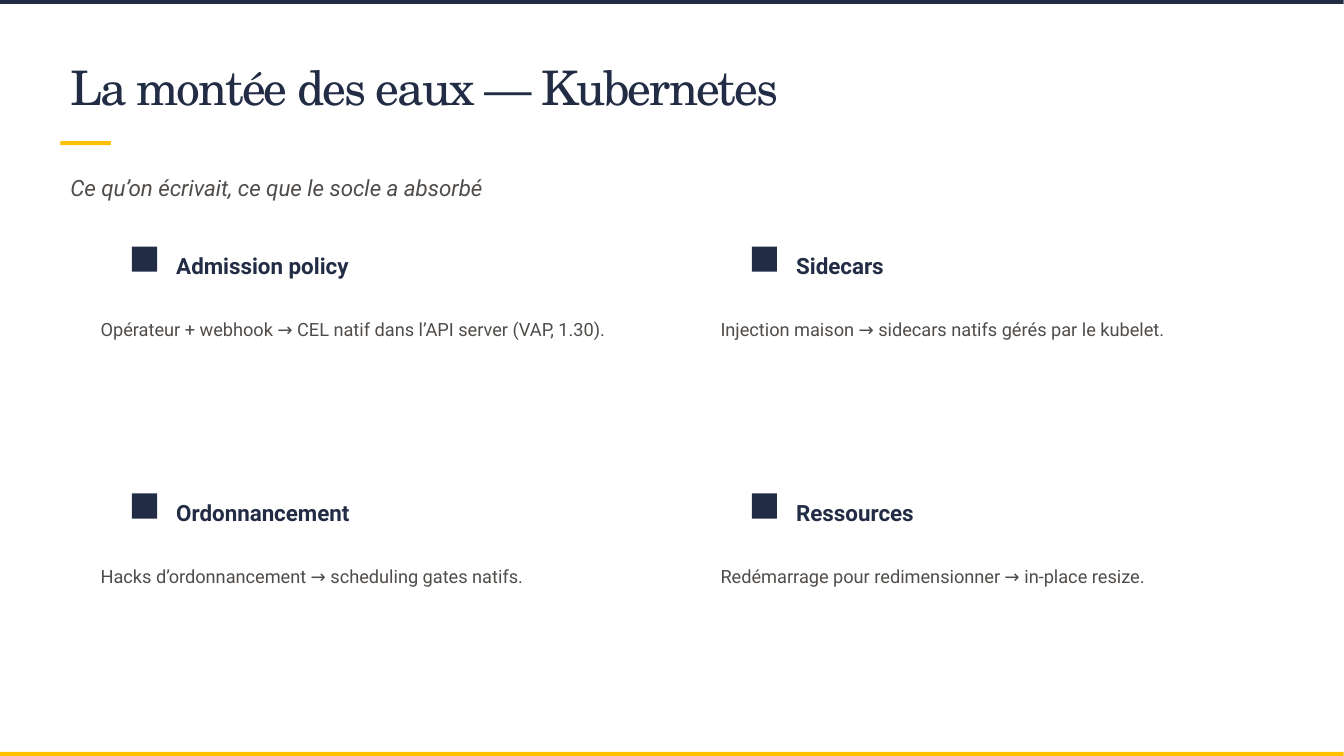
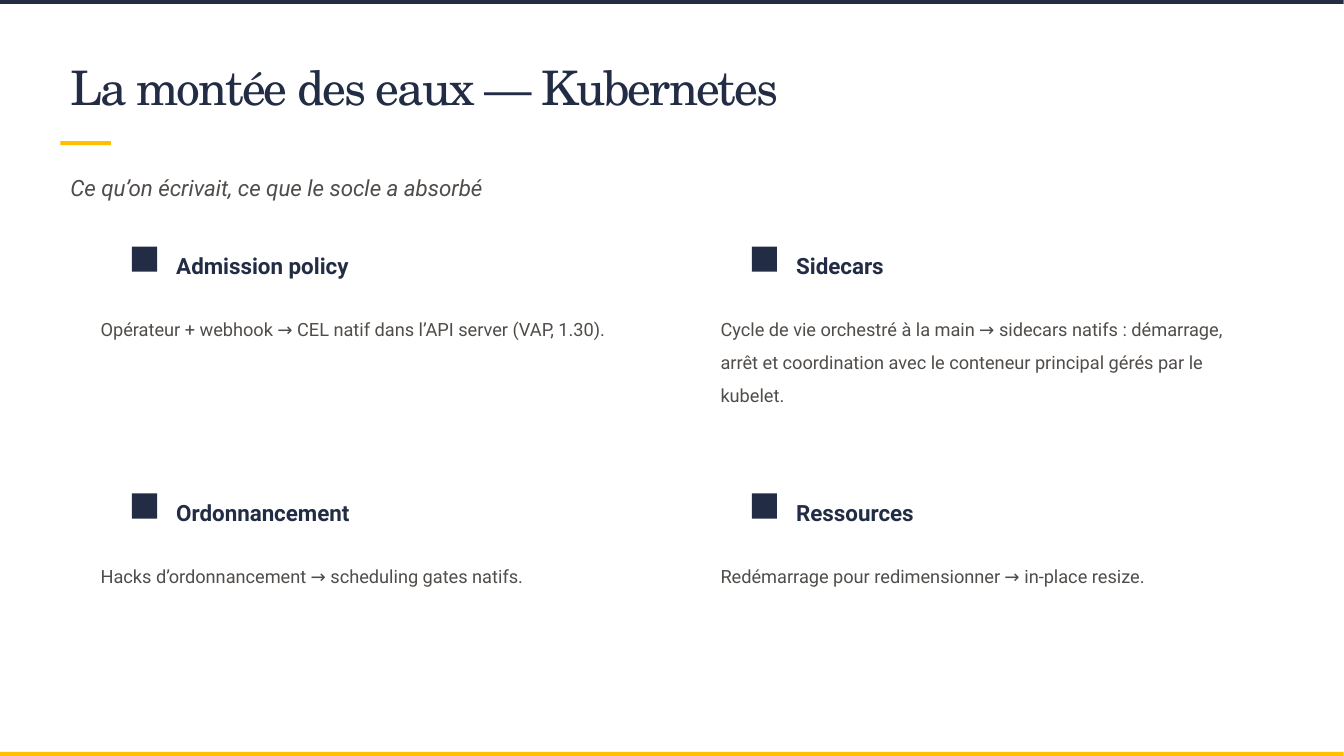
Before and after one commit to SCIAM-FR/formation-ia, a slide deck: slide 7 of slides/Support_formation_SCIAM.pptx. Drawn at 1344x756 pixels with LibreOffice and Linux fonts; fonts in the diff are those of the drawing; background and template pictures are left out. Boxes give left, top, right and bottom in pixels: in the first picture for what was removed or moved away, otherwise in the second. Text is boxed around its words. In the diff, an @@ line names an element or a change of style, - is before the commit and + after.

```diff
--- a/slides/Support_formation_SCIAM.pptx
+++ b/slides/Support_formation_SCIAM.pptx
@@ text at (x1=721, y1=322, x2=1222, y2=402): text changed @@
-Injection maison → sidecars natifs gérés par le kubelet.
+Cycle de vie orchestré à la main → sidecars natifs : démarrage, arrêt et coordination avec le conteneur principal gérés par le kubelet.
```
Also in this commit, not shown: 13 other slides changed, 6 slides added, 23 other files.
